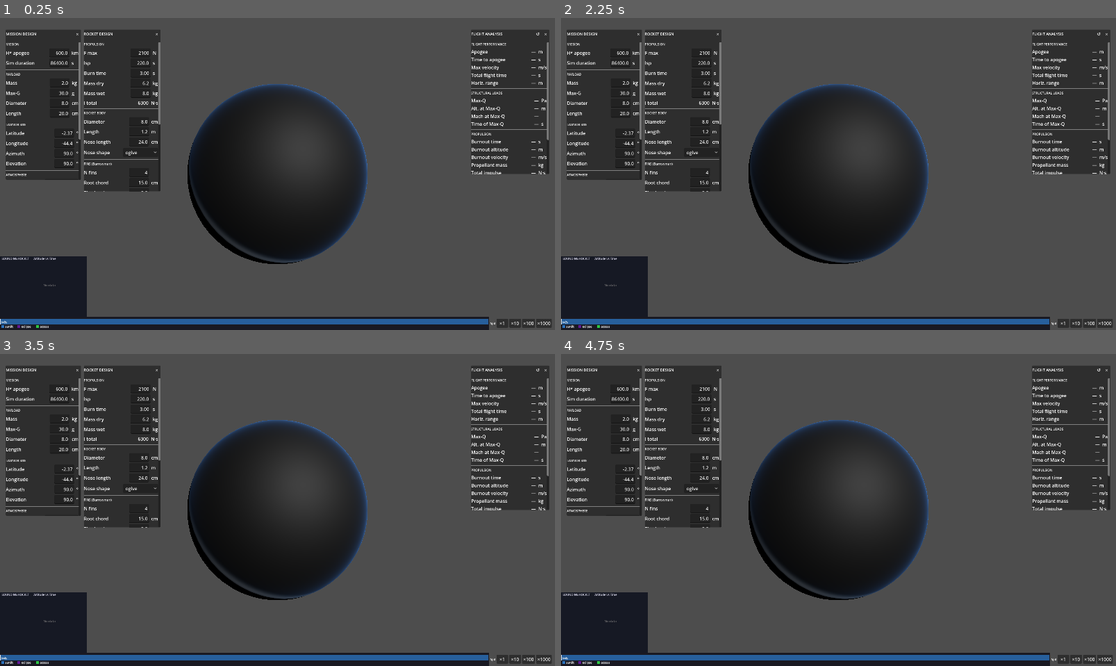
Above: before the commit, frames 1-4 (two rows, left to right).
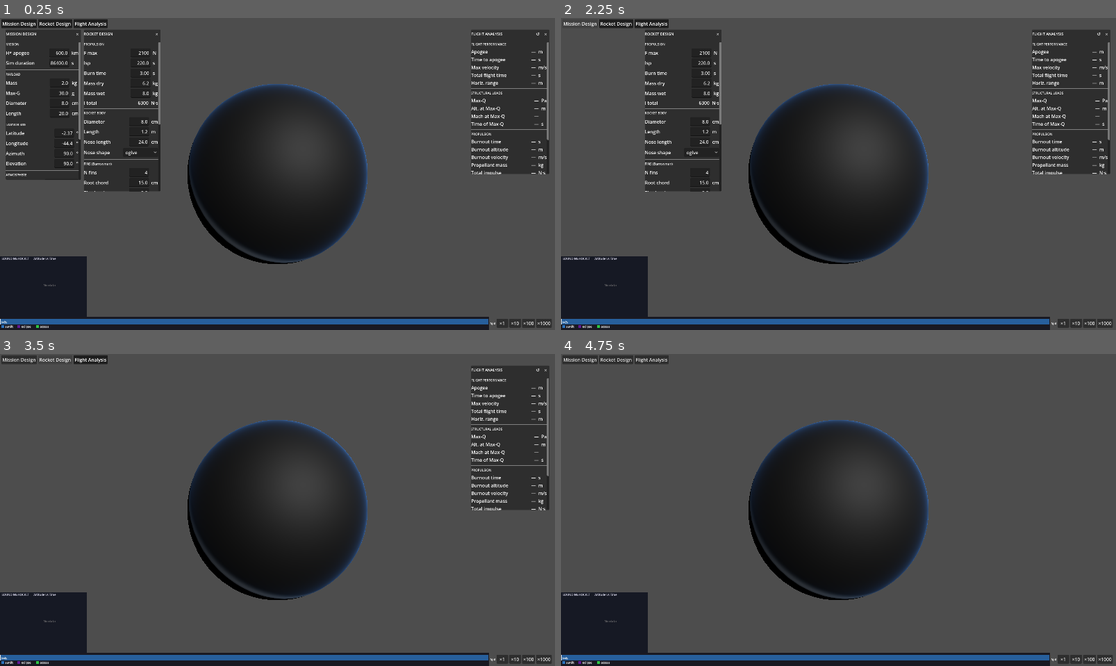
Above: after the commit, the same moments.

Repository: MrVeGGi3/vsl
Game: Godot game, scene res://scenes/main.tscn
Same seed, same stepped clock (60 frames per second), same inputs: the game is played once before the commit and once after it.
Inputs (mouse positions are in pixels of both pictures, inside the frame that each line leads up to):
- Up to frame 1 (0.25 s): no input
- Up to frame 2 (2.25 s): click "nrlmsise00" at 0.5 s; click "ogive" at 1.25 s; click (577, 24) at 2 s, where only the run after the commit has a clickable "Mission Design"
- Up to frame 3 (3.5 s): click (55, 360) at 2.75 s, where only the run after the commit has a clickable "Rocket Design"
- Up to frame 4 (4.75 s): click (649, 360) at 3.5 s, where only the run after the commit has a clickable "Flight Analysis"; click (1099, 369) at 4.25 s, where only the run before the commit has a clickable "↺"

The runs differ from the first frame. In frame 1, 0.5% of the frame differs, in the area x 0-20%, y 0-4%; in frame 2, 6.7%; in frame 3, 14%; in frame 4, 20%, in the area x 0-99%, y 0-56%.

Commit message:
feat(pipeline-a): toolbar, fins params, and scene layout fixes
Add _build_toolbar() to main_scene.gd for Mission Design / Rocket Design /
Flight Analysis toggle buttons. Add fins section to mission_params.json
with Barrowman geometry defaults. Update main.tscn UIDs (Godot editor
refresh) and add layout_mode/anchors_preset to MissionTimeline and
TrajectoryPanel nodes.

Co-Authored-By: Claude Sonnet 4.6 <noreply@anthropic.com>

Diff:
--- a/godot/project/mission_params.json
+++ b/godot/project/mission_params.json
@@ -1,138 +1,146 @@
 {
-  "_description": "VSL Pipeline A — Sounding Rocket Mission Parameters",
-  "_vsl_schema": "1.0",
-  "atmosphere": {
-	"ap_nt": 4.0,
-	"f107_sfu": 150.0,
-	"f107a_sfu": 150.0,
-	"model": "nrlmsise00"
-  },
-  "ground_station": {
-	"lat_deg": -15.78,
-	"lon_deg": -47.93,
-	"min_elev_deg": 5.0
-  },
-  "launch_site": {
-	"alt_m": 6.0,
-	"azimuth_deg": 90.0,
-	"elevation_deg": 90.0,
-	"lat_deg": -2.37,
-	"lon_deg": -44.4,
-	"preset": "alcantara"
-  },
-  "orbital": {
-	"analysis_duration_s": 86400.0,
-	"orbit_step_s": 10.0,
-	"target_alt_km": 600.0,
-	"tle_line1": "1 25544U 98067A   24001.50000000  .00006000  00000-0  10000-3 0  9992",
-	"tle_line2": "2 25544  51.6416 247.4627 0006703 130.5360 325.0288 15.49507896 12343"
-  },
-  "payload": {
-	"diameter_m": 0.08,
-	"length_m": 0.2,
-	"mass_kg": 2.0,
-	"max_g": 30.0,
-	"temp_max_c": 85.0,
-	"temp_min_c": -40.0
-  },
-  "propulsion": {
-	"isp_s": 220.0,
-	"mass_dry_kg": 6.2,
-	"mass_wet_kg": 8.0,
-	"thrust_curve": {
-	  "mass_flows_kgs": [
-		0.0,
-		0.973365476024386,
-		0.973365476024386,
-		0.0
-	  ],
-	  "thrusts_n": [
-		0.0,
-		2100.0,
-		2100.0,
-		0.0
-	  ],
-	  "times_s": [
-		0.0,
-		0.1,
-		3.0,
-		3.05
-	  ]
+	"_description": "VSL Pipeline A — Sounding Rocket Mission Parameters",
+	"_vsl_schema": "1.0",
+	"atmosphere": {
+		"ap_nt": 4.0,
+		"f107_sfu": 150.0,
+		"f107a_sfu": 150.0,
+		"model": "nrlmsise00"
+	},
+	"ground_station": {
+		"lat_deg": -15.78,
+		"lon_deg": -47.93,
+		"min_elev_deg": 5.0
+	},
+	"launch_site": {
+		"alt_m": 6.0,
+		"azimuth_deg": 90.0,
+		"elevation_deg": 90.0,
+		"lat_deg": -2.37,
+		"lon_deg": -44.4,
+		"preset": "alcantara"
+	},
+	"orbital": {
+		"analysis_duration_s": 86400.0,
+		"orbit_step_s": 10.0,
+		"target_alt_km": 600.0,
+		"tle_line1": "1 25544U 98067A   24001.50000000  .00006000  00000-0  10000-3 0  9992",
+		"tle_line2": "2 25544  51.6416 247.4627 0006703 130.5360 325.0288 15.49507896 12343"
+	},
+	"payload": {
+		"diameter_m": 0.08,
+		"length_m": 0.2,
+		"mass_kg": 2.0,
+		"max_g": 30.0,
+		"temp_max_c": 85.0,
+		"temp_min_c": -40.0
+	},
+	"propulsion": {
+		"isp_s": 220.0,
+		"mass_dry_kg": 6.2,
+		"mass_wet_kg": 8.0,
+		"thrust_curve": {
+			"mass_flows_kgs": [
+				0.0,
+				0.973365476024386,
+				0.973365476024386,
+				0.0
+			],
+			"thrusts_n": [
+				0.0,
+				2100.0,
+				2100.0,
+				0.0
+			],
+			"times_s": [
+				0.0,
+				0.1,
+				3.0,
+				3.05
+			]
+		}
+	},
+	"rocket": {
+		"aero": {
+			"s_ref_m2": 0.00502654824574367,
+			"xcg_m": 0.55,
+			"xcp_m": 0.882
+		},
+		"aero_table": {
+			"aoa_grid_rad": [
+				0.0,
+				0.0873,
+				0.1745
+			],
+			"cd_table": [
+				0.7,
+				0.7,
+				0.7,
+				0.55,
+				0.58,
+				0.65,
+				0.45,
+				0.48,
+				0.55
+			],
+			"cn_table": [
+				0.0,
+				0.2,
+				0.4,
+				0.0,
+				0.22,
+				0.44,
+				0.0,
+				0.18,
+				0.36
+			],
+			"mach_grid": [
+				0.0,
+				0.5,
+				1.5
+			]
+		},
+		"body_diameter_m": 0.08,
+		"body_length_m": 1.2,
+		"fins": {
+			"le_sweep_m": 0.05,
+			"n_fins": 4.0,
+			"root_chord_m": 0.15,
+			"root_le_from_nose_m": 0.95,
+			"semi_span_m": 0.1,
+			"tip_chord_m": 0.05
+		},
+		"inertia_axial_kgm2": 0.006,
+		"inertia_lateral_kgm2": 0.96,
+		"nose_length_m": 0.24,
+		"nose_shape": "ogive",
+		"xcg_m": 0.55,
+		"xcp_m": 0.85
+	},
+	"simulation": {
+		"initial_state": {
+			"angular_rate_rad_s": [
+				0.0,
+				0.0,
+				0.0
+			],
+			"position_enu_m": [
+				0.0,
+				0.0,
+				0.0
+			],
+			"quaternion_body2enu": [
+				1.0,
+				0.0,
+				0.0,
+				0.0
+			],
+			"velocity_enu_mps": [
+				0.0,
+				0.0,
+				0.0
+			]
+		},
+		"t_end_s": 120.0
 	}
-  },
-  "rocket": {
-	"aero": {
-	  "s_ref_m2": 0.00502654824574367,
-	  "xcg_m": 0.55,
-	  "xcp_m": 0.85
-	},
-	"aero_table": {
-	  "aoa_grid_rad": [
-		0.0,
-		0.0873,
-		0.1745
-	  ],
-	  "cd_table": [
-		0.7,
-		0.7,
-		0.7,
-		0.55,
-		0.58,
-		0.65,
-		0.45,
-		0.48,
-		0.55
-	  ],
-	  "cn_table": [
-		0.0,
-		0.2,
-		0.4,
-		0.0,
-		0.22,
-		0.44,
-		0.0,
-		0.18,
-		0.36
-	  ],
-	  "mach_grid": [
-		0.0,
-		0.5,
-		1.5
-	  ]
-	},
-	"body_diameter_m": 0.08,
-	"body_length_m": 1.2,
-	"inertia_axial_kgm2": 0.006,
-	"inertia_lateral_kgm2": 0.96,
-	"nose_length_m": 0.24,
-	"nose_shape": "ogive",
-	"xcg_m": 0.55,
-	"xcp_m": 0.85
-  },
-  "simulation": {
-	"initial_state": {
-	  "angular_rate_rad_s": [
-		0.0,
-		0.0,
-		0.0
-	  ],
-	  "position_enu_m": [
-		0.0,
-		0.0,
-		0.0
-	  ],
-	  "quaternion_body2enu": [
-		1.0,
-		0.0,
-		0.0,
-		0.0
-	  ],
-	  "velocity_enu_mps": [
-		0.0,
-		0.0,
-		0.0
-	  ]
-	},
-	"t_end_s": 120.0
-  }
 }
--- a/godot/project/scenes/main.tscn
+++ b/godot/project/scenes/main.tscn
@@ -32,7 +32,6 @@
 [node name="XRController3DRight" type="XRController3D" parent="XROrigin3D" unique_id=1546357623]
 tracker = &"right_hand"
 script = ExtResource("6")
-is_right_hand = true
 
 [node name="WorldEnvironment" type="WorldEnvironment" parent="." unique_id=1710876904]
 
@@ -57,8 +56,12 @@
 [node name="AnalysisPanel" parent="UILayer" unique_id=1442753459 instance=ExtResource("4")]
 
 [node name="MissionTimeline" parent="UILayer" unique_id=1239035440 instance=ExtResource("5")]
+layout_mode = 3
+anchors_preset = 0
 
 [node name="TrajectoryPanel" parent="UILayer" unique_id=987654321 instance=ExtResource("9")]
+layout_mode = 3
+anchors_preset = 0
 
 [node name="MissionDesignPanel" parent="UILayer" unique_id=111111101 instance=ExtResource("10")]
 
--- a/godot/project/scripts/main_scene.gd
+++ b/godot/project/scripts/main_scene.gd
@@ -41,10 +41,35 @@
 	if not _vr_active:
 		_setup_desktop_camera()
 		_hide_vr_panel()
+		_build_toolbar()
 	else:
 		_attach_ui_to_world()
 		_init_vr_controllers()
 	_setup_ground_station()
+
+func _build_toolbar() -> void:
+	var bar := HBoxContainer.new()
+	bar.set_anchors_preset(Control.PRESET_TOP_LEFT)
+	bar.offset_top = 4.0
+	bar.offset_bottom = 34.0
+	bar.offset_left = 4.0
+	bar.offset_right = 600.0
+	bar.add_theme_constant_override("separation", 4)
+	$UILayer.add_child(bar)
+
+	_add_panel_button(bar, "Mission Design",  $UILayer/MissionDesignPanel)
+	_add_panel_button(bar, "Rocket Design",   $UILayer/RocketDesignPanel)
+	_add_panel_button(bar, "Flight Analysis", $UILayer/AnalysisPanel)
+
+func _add_panel_button(bar: HBoxContainer, label: String, panel: Control) -> void:
+	var btn := Button.new()
+	btn.text = label
+	btn.toggle_mode = true
+	btn.button_pressed = true
+	btn.focus_mode = Control.FOCUS_NONE
+	btn.toggled.connect(func(on: bool): panel.visible = on)
+	panel.visibility_changed.connect(func(): btn.set_pressed_no_signal(panel.visible))
+	bar.add_child(btn)
 
 func _init_vr_controllers() -> void:
 	for ctrl in [$XROrigin3D/XRController3DLeft, $XROrigin3D/XRController3DRight]:
Not shown: 1 places in godot/project/scenes/main.tscn that only renumber resources
